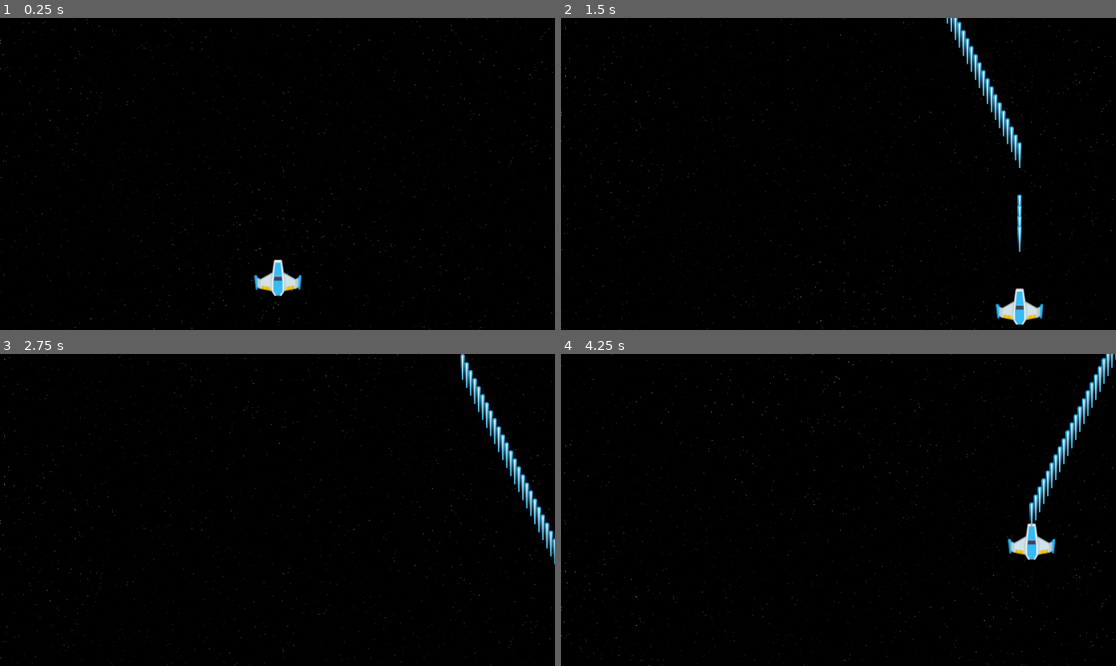
Above: before the commit, frames 1-4 (two rows, left to right).
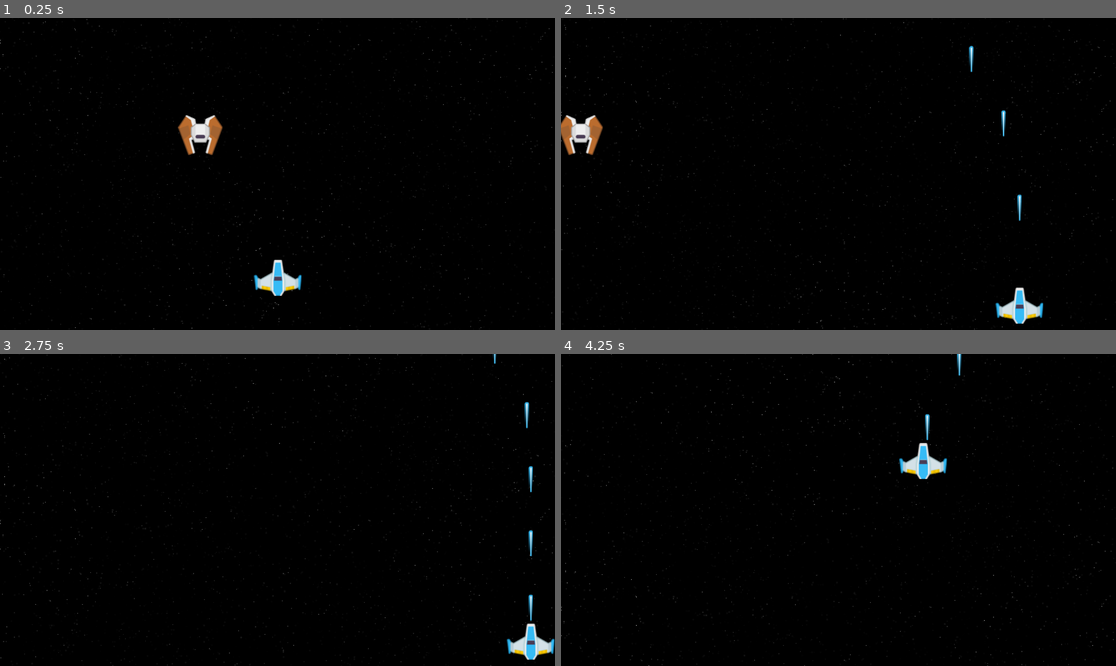
Above: after the commit, the same moments.

Repository: DavideZenobi/space-shooter
Game: Godot game, scene res://scenes/levels/level_1/level_1.tscn
Two runs of this game, one before a commit and one after it. Both use one fixed random seed, a clock stepped at 60 frames per second and the inputs below. Before the commit the project starts from res://scenes/levels/level_1.tscn.
Inputs:
- Up to frame 1 (0.25 s): no input
- Up to frame 2 (1.5 s): hold D (move_right) 0.53-1.28 s; hold Space (shoot) 0.53-1.28 s; hold S (move_down) from 1.28 s (still down); tap Space (shoot) at 1.35 s
- Up to frame 3 (2.75 s): release S (move_down) at 2.03 s; hold D (move_right) from 2.03 s (still down); hold Space (shoot) from 2.03 s (still down)
- Up to frame 4 (4.25 s): release D (move_right) at 2.78 s; release Space (shoot) at 2.78 s; hold W (move_up) 2.78-3.53 s; tap Space (shoot) at 2.85 s; hold A (move_left) from 3.53 s (still down); hold Space (shoot) from 3.53 s (still down)

The runs differ from the first frame. In frame 1, 0.7% of the frame differs, in the area x 32-41%, y 31-44%; in frame 2, 1.8%; in frame 3, 2.1%; in frame 4, 2.3%, in the area x 60-100%, y 0-66%.

Commit message:
enemy ships added and some initial enemy pathing code

Diff:
--- a/project.godot
+++ b/project.godot
@@ -11,7 +11,7 @@
 [application]
 
 config/name="Space Shooter"
-run/main_scene="res://scenes/levels/level_1.tscn"
+run/main_scene="res://scenes/levels/level_1/level_1.tscn"
 config/features=PackedStringArray("4.3", "Forward Plus")
 config/icon="res://icon.svg"
 
--- /dev/null
+++ b/scenes/enemies/basic_enemy.gd
@@ -0,0 +1,9 @@
+extends CharacterBody2D
+
+
+var speed = 300.0
+var direction: Vector2 = Vector2.LEFT;
+
+func _physics_process(delta):
+	velocity = Vector2(direction.x * speed, direction.y * speed);
+	move_and_slide();
--- /dev/null
+++ b/scenes/enemies/basic_enemy.tscn
@@ -0,0 +1,20 @@
+[gd_scene load_steps=4 format=3 uid="uid://c02rn7hxev23d"]
+
+[ext_resource type="Texture2D" uid="uid://fvkcg13a8qy" path="res://assets/enemy_ships/enemyRed1.png" id="1_c4owl"]
+[ext_resource type="Script" path="res://scenes/enemies/basic_enemy.gd" id="1_tvgui"]
+
+[sub_resource type="RectangleShape2D" id="RectangleShape2D_dfqf8"]
+size = Vector2(91, 81)
+
+[node name="BasicEnemy" type="CharacterBody2D"]
+script = ExtResource("1_tvgui")
+
+[node name="Sprite2D" type="Sprite2D" parent="."]
+texture = ExtResource("1_c4owl")
+
+[node name="CollisionShape2D" type="CollisionShape2D" parent="."]
+position = Vector2(-0.5, -0.5)
+shape = SubResource("RectangleShape2D_dfqf8")
+
+[node name="Marker2D" type="Marker2D" parent="."]
+position = Vector2(0, 42)
--- a/scenes/levels/level_1.tscn
+++ /dev/null
@@ -1,11 +0,0 @@
-[gd_scene load_steps=3 format=3 uid="uid://b7eeo37r0hsa5"]
-
-[ext_resource type="PackedScene" uid="uid://bfklob58ogw14" path="res://scenes/player/player.tscn" id="1_ty1gb"]
-[ext_resource type="PackedScene" uid="uid://cyr6ndvweuq10" path="res://scenes/backgrounds/parallax.tscn" id="2_wangi"]
-
-[node name="Level1" type="Node"]
-
-[node name="Parallax" parent="." instance=ExtResource("2_wangi")]
-
-[node name="Player" parent="." instance=ExtResource("1_ty1gb")]
-position = Vector2(577, 540)
--- /dev/null
+++ b/scenes/levels/level_1/level_1.tscn
@@ -0,0 +1,19 @@
+[gd_scene load_steps=5 format=3 uid="uid://b7eeo37r0hsa5"]
+
+[ext_resource type="PackedScene" uid="uid://bfklob58ogw14" path="res://scenes/player/player.tscn" id="1_ty1gb"]
+[ext_resource type="PackedScene" uid="uid://cyr6ndvweuq10" path="res://scenes/backgrounds/parallax.tscn" id="2_wangi"]
+[ext_resource type="PackedScene" uid="uid://d2mfaxeb7q3jq" path="res://scenes/pathings/path_straight.tscn" id="3_afi7s"]
+[ext_resource type="PackedScene" uid="uid://c02rn7hxev23d" path="res://scenes/enemies/basic_enemy.tscn" id="3_hwlr8"]
+
+[node name="Level1" type="Node"]
+
+[node name="Parallax" parent="." instance=ExtResource("2_wangi")]
+
+[node name="Player" parent="." instance=ExtResource("1_ty1gb")]
+position = Vector2(577, 540)
+
+[node name="PathStraight" parent="." instance=ExtResource("3_afi7s")]
+position = Vector2(531, 187)
+
+[node name="BasicEnemy" parent="PathStraight" instance=ExtResource("3_hwlr8")]
+position = Vector2(-40, 56)
--- /dev/null
+++ b/scenes/levels/level_1/wave_manager_1.tscn
@@ -0,0 +1,3 @@
+[gd_scene format=3 uid="uid://bs4ikacmy424v"]
+
+[node name="WaveManager1" type="Node2D"]
--- /dev/null
+++ b/scenes/pathings/path_straight.tscn
@@ -0,0 +1,14 @@
+[gd_scene load_steps=2 format=3 uid="uid://d2mfaxeb7q3jq"]
+
+[sub_resource type="Curve2D" id="Curve2D_ex6m8"]
+_data = {
+"points": PackedVector2Array(0, 0, 0, 0, -931, 2, 0, 0, 0, 0, 933, 2)
+}
+point_count = 2
+
+[node name="PathStraight" type="Path2D"]
+curve = SubResource("Curve2D_ex6m8")
+
+[node name="PathFollow2D" type="PathFollow2D" parent="."]
+position = Vector2(-931, 2)
+loop = false
--- a/scenes/player/player.gd
+++ b/scenes/player/player.gd
@@ -4,10 +4,15 @@
 var back_speed: int = 300;
 var direction: Vector2;
 @export var current_bullet: PackedScene;
+@export var fire_rate: float = 0.1;
+var time_since_last_shoot: float = 0.0;
+
+var screen_size: Vector2;
 
 # Called when the node enters the scene tree for the first time.
 func _ready():
 	SceneManager.player = self;
+	screen_size = get_viewport_rect().size;
 
 # Called every frame. 'delta' is the elapsed time since the previous frame.
 func _process(delta):
@@ -23,9 +28,16 @@
 
 	move_and_slide();
 
-	if Input.is_action_pressed("shoot"):
+	position.x = clamp(position.x, 0 + 50, screen_size.x - 50);
+	position.y = clamp(position.y, 0 + 50, screen_size.y - 50);
+
+	if Input.is_action_pressed("shoot") and time_since_last_shoot <= 0:
 		SceneManager.spawn_player_bullet(current_bullet, $BulletSpawnMark.global_transform.origin);
+		time_since_last_shoot = fire_rate;
 		print("Player position: ", global_transform.origin);
+	else:
+		time_since_last_shoot -= delta;
+
 
 func get_movement_input():
 	direction = Vector2.ZERO;
Binary file added: assets/enemy_ships/enemyBlack1.png
Not shown, added: assets/enemy_ships/enemyBlack1.png.import
Binary file added: assets/enemy_ships/enemyBlack2.png
Not shown, added: assets/enemy_ships/enemyBlack2.png.import
Binary file added: assets/enemy_ships/enemyBlack3.png
Not shown, added: assets/enemy_ships/enemyBlack3.png.import
Binary file added: assets/enemy_ships/enemyBlack4.png
Not shown, added: assets/enemy_ships/enemyBlack4.png.import
Binary file added: assets/enemy_ships/enemyBlack5.png
Not shown, added: assets/enemy_ships/enemyBlack5.png.import
Binary file added: assets/enemy_ships/enemyBlue1.png
Not shown, added: assets/enemy_ships/enemyBlue1.png.import
(and 28 more such lines)
